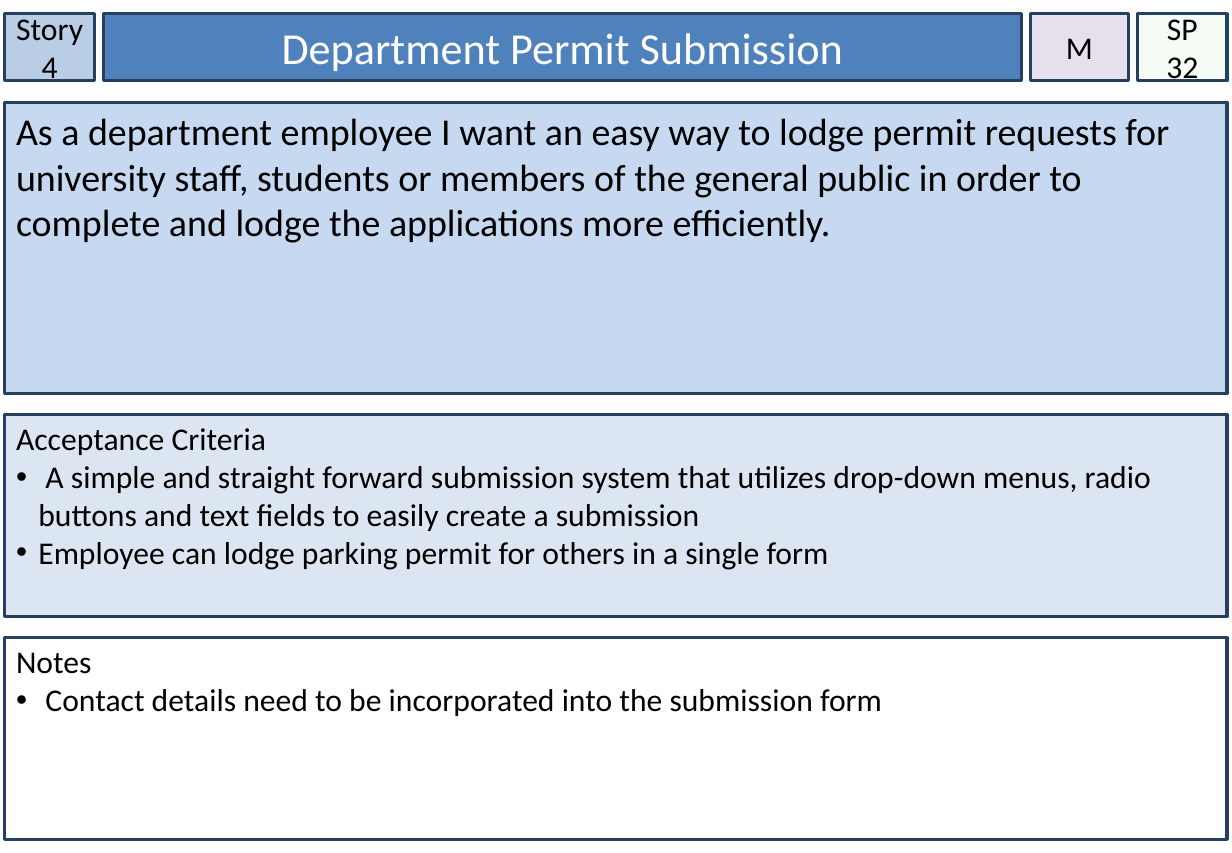
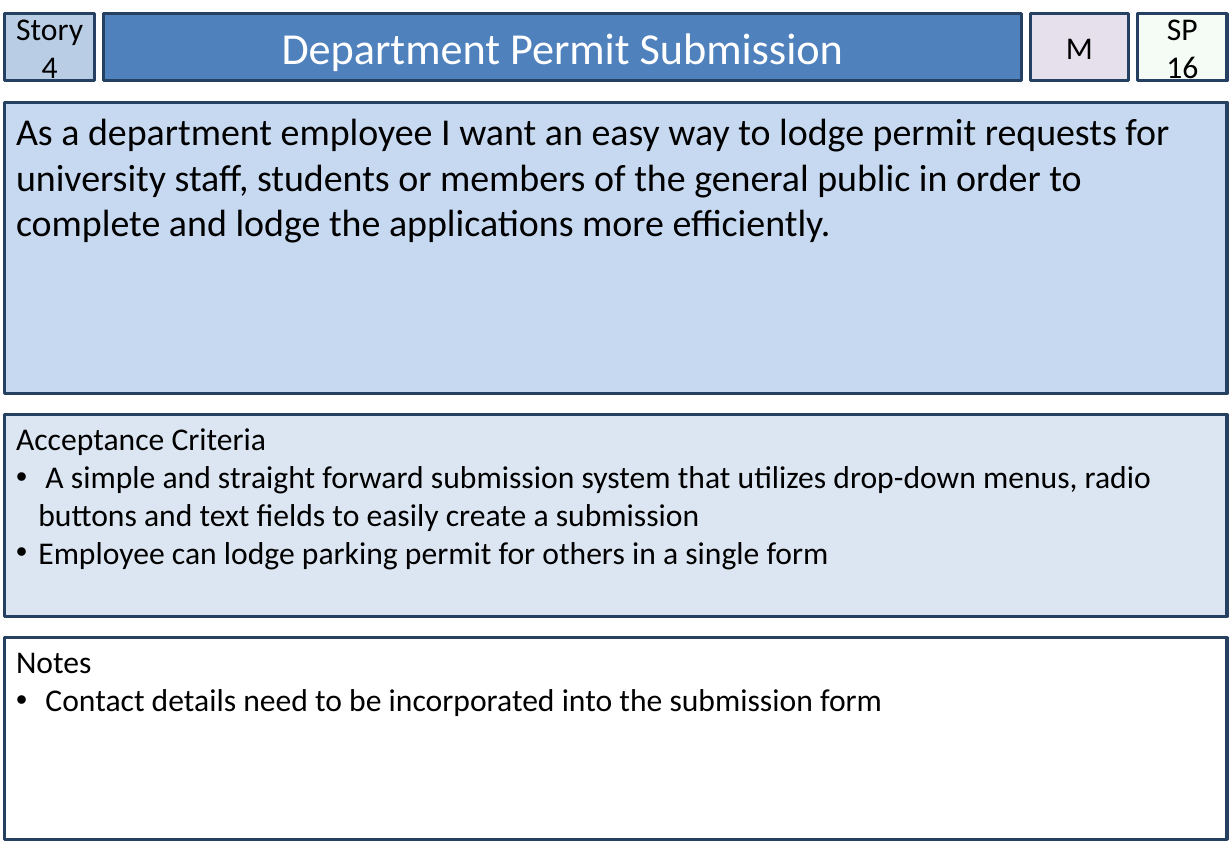
Before and after one commit to knich17/ParkingPermits, a slide deck: slide 5 of Assessment/Story Cards.pptx. Drawn at 1232x853 pixels with LibreOffice and Linux fonts; fonts in the diff are those of the drawing. Boxes give left, top, right and bottom in pixels: in the first picture for what was removed or moved away, otherwise in the second. Text is boxed around its words. In the diff, an @@ line names an element or a change of style, - is before the commit and + after.

```diff
--- a/Assessment/Story Cards.pptx
+++ b/Assessment/Story Cards.pptx
@@ text in rectangle at bbox=[1166, 56, 1198, 82]: text changed @@
-32
+16
```
Also in this commit, not shown: 2 other slides changed, 2 slides added, 1 slide removed.
